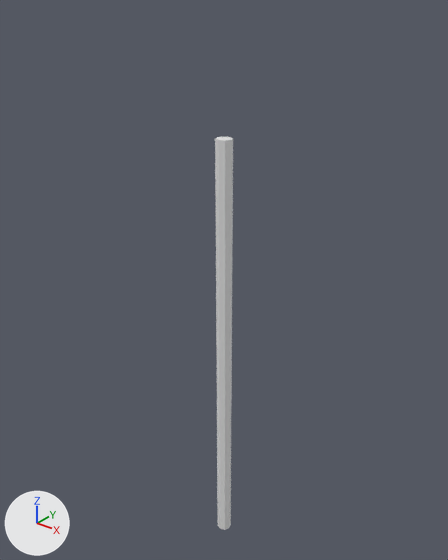
Renders of the Blender file Blender Files/Lamp.blend from each side of a commit.
Rendered twice from a 50 mm camera at (0.475, -0.594, 0.823) aimed at (-0.017, 0.021, 0.443). Arrows for +X, +Y and +Z are at lower left; the lights stay in place.

The first picture shows 'LampRope'.
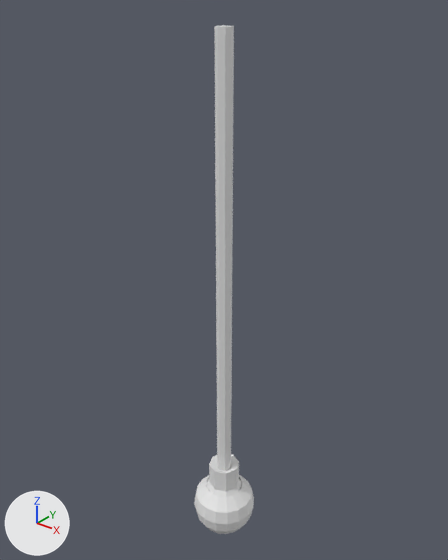
Edits to the bpy script that builds the scene:
```text
Change me_cylinder:
    used by ob_lamprope; location = (0.0, 0.0, 0.324)
    remove me_cylinder.from_pydata(...)  # 16 vertices, 10 faces; spans x -0.011..0.011, y -0.011..0.011, z -0.324..0.324
    add me_cylinder.from_pydata(...)  # 40 vertices, 34 faces; spans x -0.03..0.03, y -0.03..0.03, z -0.361..0.324
    me_cylinder part 1
    1 face is deleted
    16 vertices are added at x -0.03..0.03, y -0.03..0.03, z -0.361..-0.355
    8 new vertices lie (0.0, 0.0, 0.037) away from vertices in x -0.024..0.024, y -0.024..0.024, z -0.355
    25 new faces join them
Add me_sphere:
    me_sphere.from_pydata(...)  # 97 vertices, 96 faces; spans x -0.0493..0.0493, y -0.0493..0.0493, z 0.0011..0.0914
Change ob_lamprope:
    ob_lamprope.location: (0.0, 0.0, 0.324) -> (0.0, 0.0, 0.451)
Add ob_glasslamp:
    ob_glasslamp = bpy.data.objects.new('GlassLamp', me_sphere)
    ob_glasslamp.location = (0.0, 0.0, 0.0)
```

Boxes [x1, y1, x2, y2] around the edits, measured in the pictures (448 x 560 px):
'LampRope', reshaped, moved (95% wider, 20% taller)
    before: [215, 136, 233, 530]
    after: [206, 25, 242, 497]
'GlassLamp', added
    after: [194, 475, 254, 534]
part 1 of me_cylinder, built on
    after: [206, 455, 242, 497]
